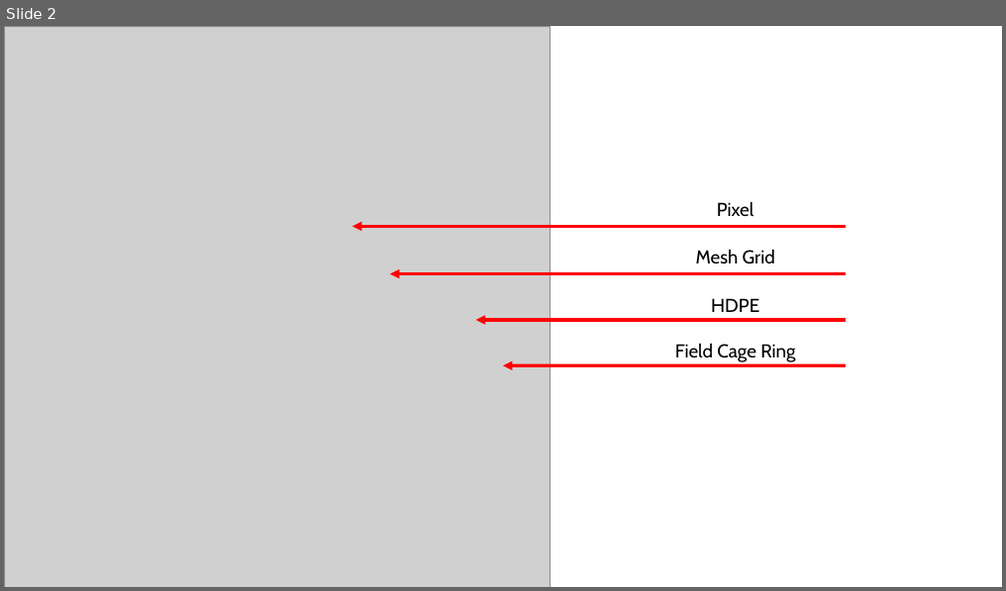
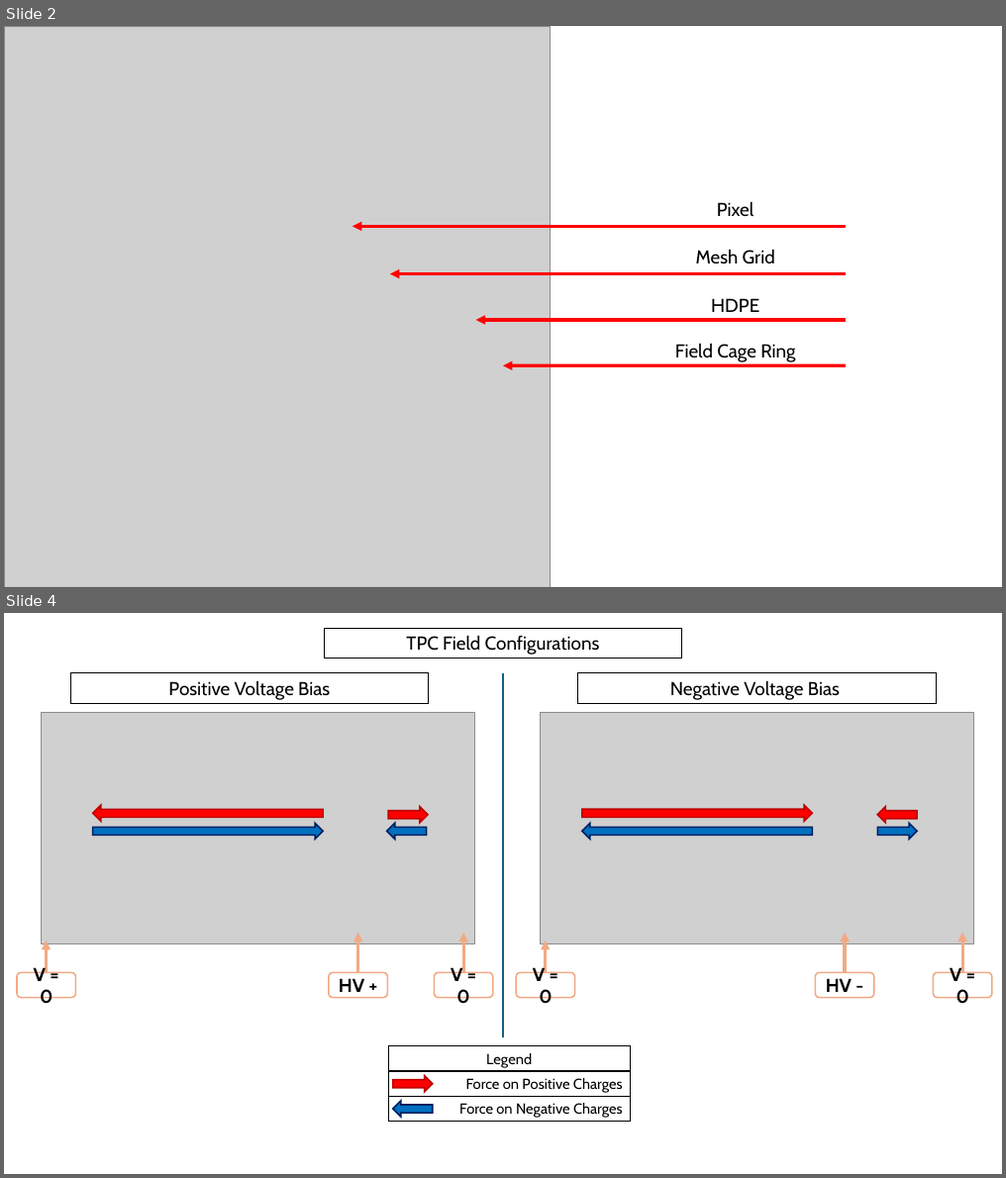
Before and after one commit to barajasalfredo13/UTAH-TPC-Simulation-and-Models, a slide deck: z.ReadMeAssets/UTAH Github.pptx. Shown one above the other, each under a label of ours: slide 2 before the commit, slides 2 and 4 after it; the slides between them are not shown. The pictures are 1006x591 and 1006x1178 pixels, drawn with LibreOffice and Linux fonts; fonts in the diff are those of the drawing; grey boxes stand for pictures. Boxes give left, top, right and bottom in pixels: in the first picture for what was removed or moved away, otherwise in the second. Text is boxed around its words. In the diff, an @@ line names an element or a change of style, - is before the commit and + after.

```diff
--- a/z.ReadMeAssets/UTAH Github.pptx
+++ b/z.ReadMeAssets/UTAH Github.pptx
@@ slide 4 added at bbox=[4, 613, 1002, 1174], background #FFFFFF @@
@@ rectangle added at bbox=[324, 628, 681, 658], outline #000000 0.75 pt, 18 pt, text #000000 @@
+TPC Field Configurations
@@ rectangle added at bbox=[70, 672, 429, 703], outline #000000 0.75 pt, 18 pt, text #000000 @@
+Positive Voltage Bias
@@ line added from (503, 672) to (503, 1038), #156082 1.5 pt @@
@@ rectangle added at bbox=[578, 672, 936, 703], outline #000000 0.75 pt, 18 pt, text #000000 @@
+Negative Voltage Bias
@@ picture added at bbox=[41, 712, 474, 944] @@
@@ picture added at bbox=[540, 712, 973, 944] @@
@@ right arrow added at bbox=[93, 805, 324, 821], fill #FF0000, outline #C00000 1.5 pt @@
@@ right arrow added at bbox=[389, 807, 429, 823], fill #FF0000, outline #C00000 1.5 pt @@
@@ right arrow added at bbox=[582, 805, 813, 821], fill #FF0000, outline #C00000 1.5 pt @@
@@ right arrow added at bbox=[877, 807, 918, 823], fill #FF0000, outline #C00000 1.5 pt @@
@@ right arrow added at bbox=[93, 823, 324, 839], fill #0070C0, outline #002060 1.5 pt @@
@@ right arrow added at bbox=[387, 823, 427, 839], fill #0070C0, outline #002060 1.5 pt @@
@@ right arrow added at bbox=[582, 823, 813, 839], fill #0070C0, outline #002060 1.5 pt @@
@@ right arrow added at bbox=[877, 823, 918, 839], fill #0070C0, outline #002060 1.5 pt @@
@@ arrow added from (358, 973) to (358, 933), #F2AA84 3 pt @@
@@ arrow added from (463, 973) to (463, 933), #F2AA84 3 pt @@
@@ arrow added from (845, 973) to (845, 933), #F2AA84 3 pt @@
@@ arrow added from (963, 973) to (963, 933), #F2AA84 3 pt @@
@@ arrow added from (46, 973) to (46, 941), #F2AA84 3 pt @@
@@ arrow added from (546, 973) to (546, 941), #F2AA84 3 pt @@
@@ rounded rectangle added at bbox=[17, 973, 76, 998], outline #F2AA84 1.5 pt, 18 pt, text #000000, bold @@
+V = 0
@@ rounded rectangle added at bbox=[329, 973, 388, 998], outline #F2AA84 1.5 pt, 18 pt, text #000000, bold @@
+HV +
@@ rounded rectangle added at bbox=[435, 973, 494, 998], outline #F2AA84 1.5 pt, 18 pt, text #000000, bold @@
+V = 0
@@ rounded rectangle added at bbox=[516, 973, 575, 998], outline #F2AA84 1.5 pt, 18 pt, text #000000, bold @@
+V = 0
@@ rounded rectangle added at bbox=[816, 973, 874, 998], outline #F2AA84 1.5 pt, 18 pt, text #000000, bold @@
+HV -
@@ rounded rectangle added at bbox=[933, 973, 992, 998], outline #F2AA84 1.5 pt, 18 pt, text #000000, bold @@
+V = 0
@@ rectangle added at bbox=[389, 1047, 631, 1072], outline #000000 0.75 pt, 14 pt, text #000000 @@
+Legend
@@ rectangle added at bbox=[389, 1071, 631, 1096], outline #000000 0.75 pt, 14 pt, text #000000 @@
+Force on Positive Charges
@@ right arrow added at bbox=[393, 1076, 433, 1092], fill #FF0000, outline #C00000 1.5 pt @@
@@ rectangle added at bbox=[389, 1096, 631, 1122], outline #000000 0.75 pt, 14 pt, text #000000 @@
+Force on Negative Charges
@@ right arrow added at bbox=[393, 1101, 433, 1117], fill #0070C0, outline #002060 1.5 pt @@
```
Also in this commit, not shown: 1 slide changed, 3 other slides added, 15 other files.
